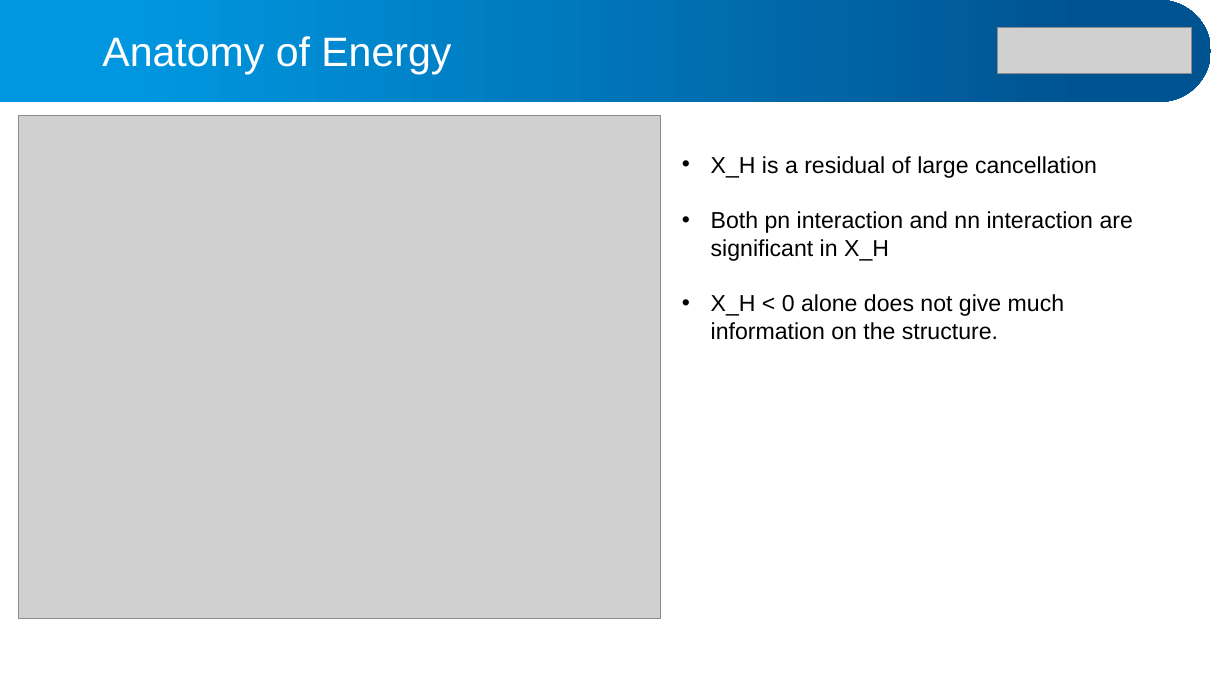
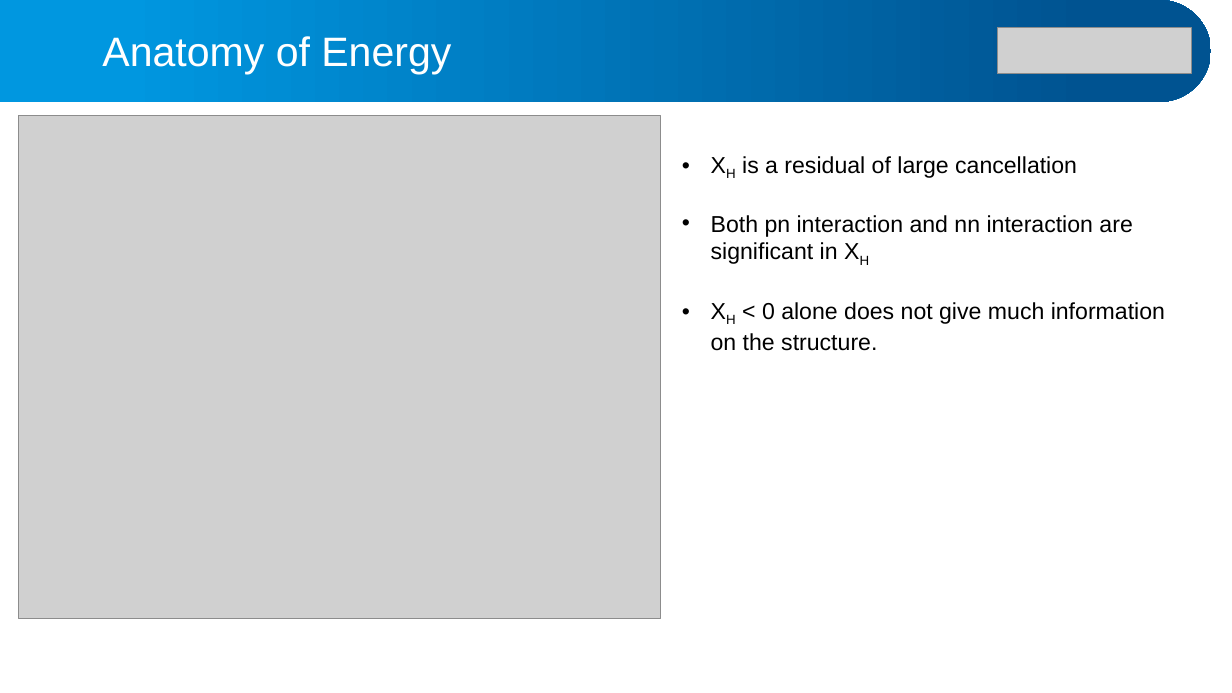
Before and after one commit to alphacentaury-github/NPSS2020, a slide deck: slide 12 of 20260915_JPS_SONG.pptx. Drawn at 1232x693 pixels with LibreOffice and Linux fonts; fonts in the diff are those of the drawing; grey boxes stand for pictures. Boxes give left, top, right and bottom in pixels: in the first picture for what was removed or moved away, otherwise in the second. Text is boxed around its words. In the diff, an @@ line names an element or a change of style, - is before the commit and + after.

```diff
--- a/20260915_JPS_SONG.pptx
+++ b/20260915_JPS_SONG.pptx
@@ text at (x1=711, y1=156, x2=1165, y2=351): text changed @@
-• X_H is a residual of large cancellation
-• Both pn interaction and nn interaction are significant in X_H
-• X_H < 0 alone does not give much information on the structure.
+• XH is a residual of large cancellation
+• Both pn interaction and nn interaction are significant in XH
+• XH < 0 alone does not give much information on the structure.
```
Also in this commit, not shown: 10 other slides changed.
